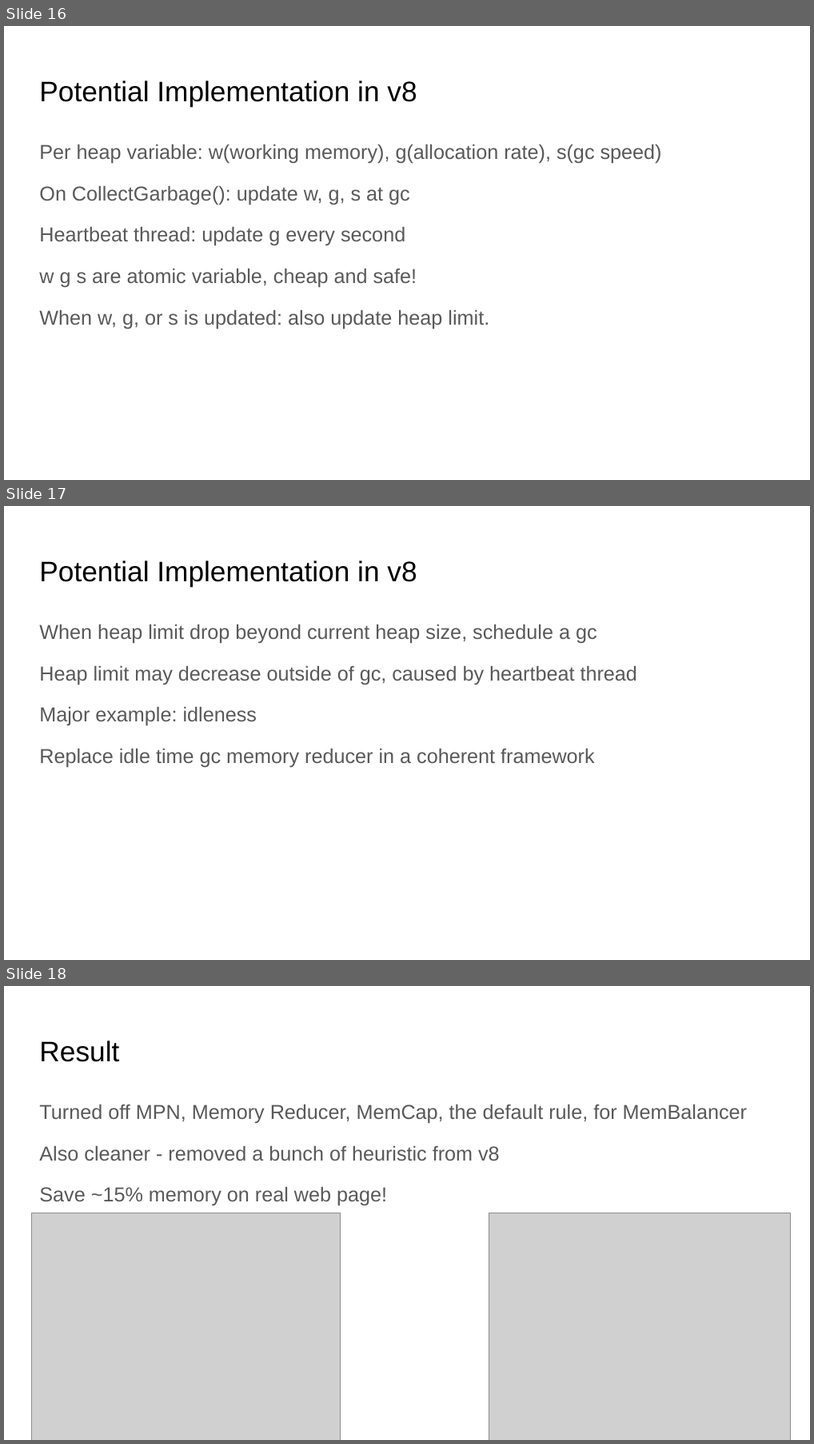
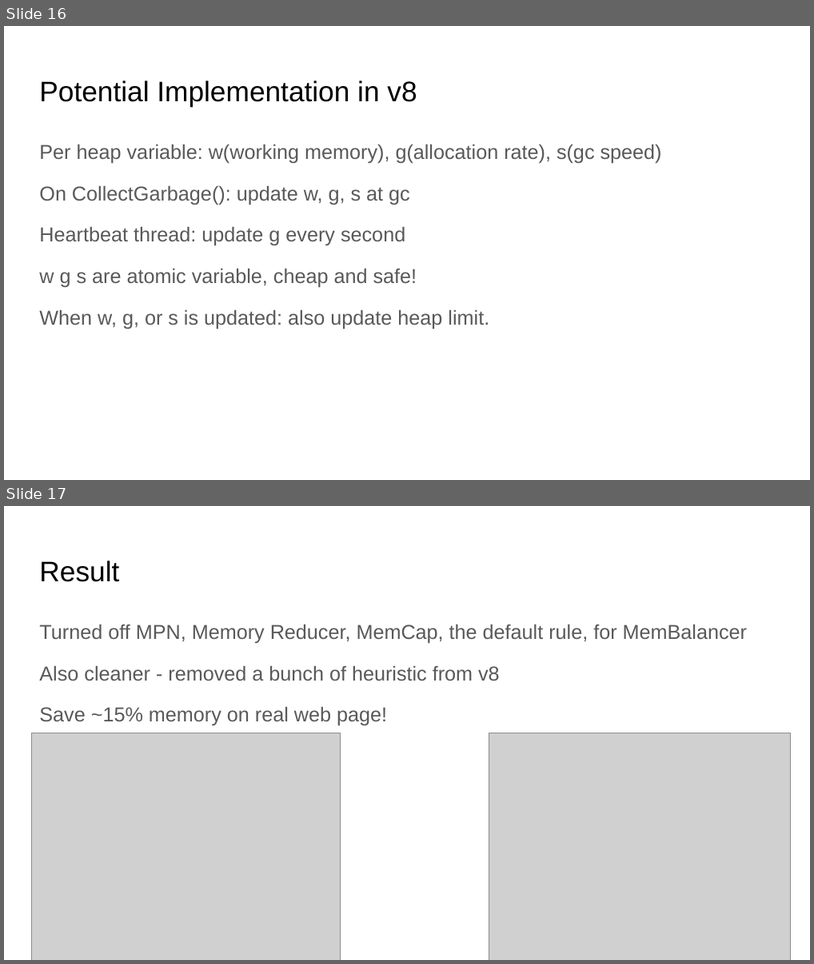
Before and after one commit to MarisaKirisame/MarisaKirisame.github.io, a slide deck: resources/Balancer.pptx. Shown one above the other, each under a label of ours: slides 16, 17 and 18 before the commit, slides 16 and 17 after it. The pictures are 814x1444 and 814x964 pixels, drawn with LibreOffice and Linux fonts; fonts in the diff are those of the drawing; grey boxes stand for pictures. Boxes give left, top, right and bottom in pixels: in the first picture for what was removed or moved away, otherwise in the second. Text is boxed around its words. In the diff, an @@ line names an element or a change of style, - is before the commit and + after.

```diff
--- a/resources/Balancer.pptx
+++ b/resources/Balancer.pptx
@@ slide 17 removed at box(4, 506, 810, 960), background #FFFFFF @@
@@ title removed at box(39, 560, 417, 586) @@
-Potential Implementation in v8
@@ text removed at box(39, 624, 638, 767) @@
-When heap limit drop beyond current heap size, schedule a gc
-Heap limit may decrease outside of gc, caused by heartbeat thread
-Major example: idleness
-Replace idle time gc memory reducer in a coherent framework
@@ what was slide 18 is now slide 17 @@
```
